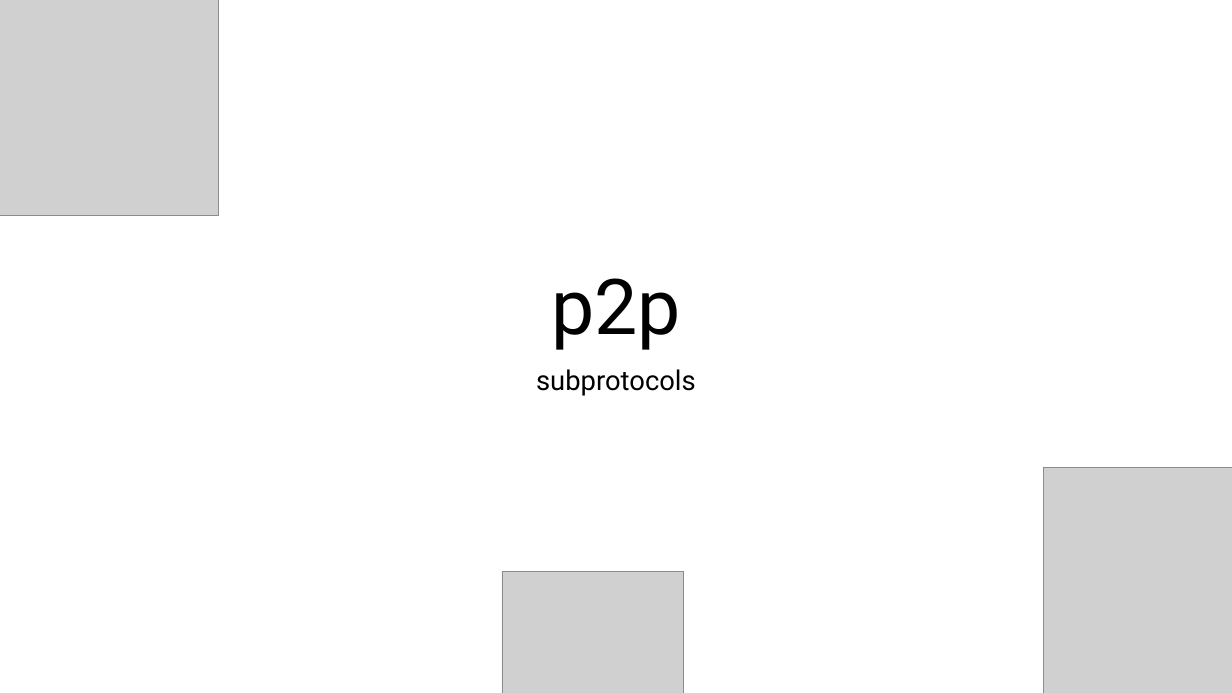
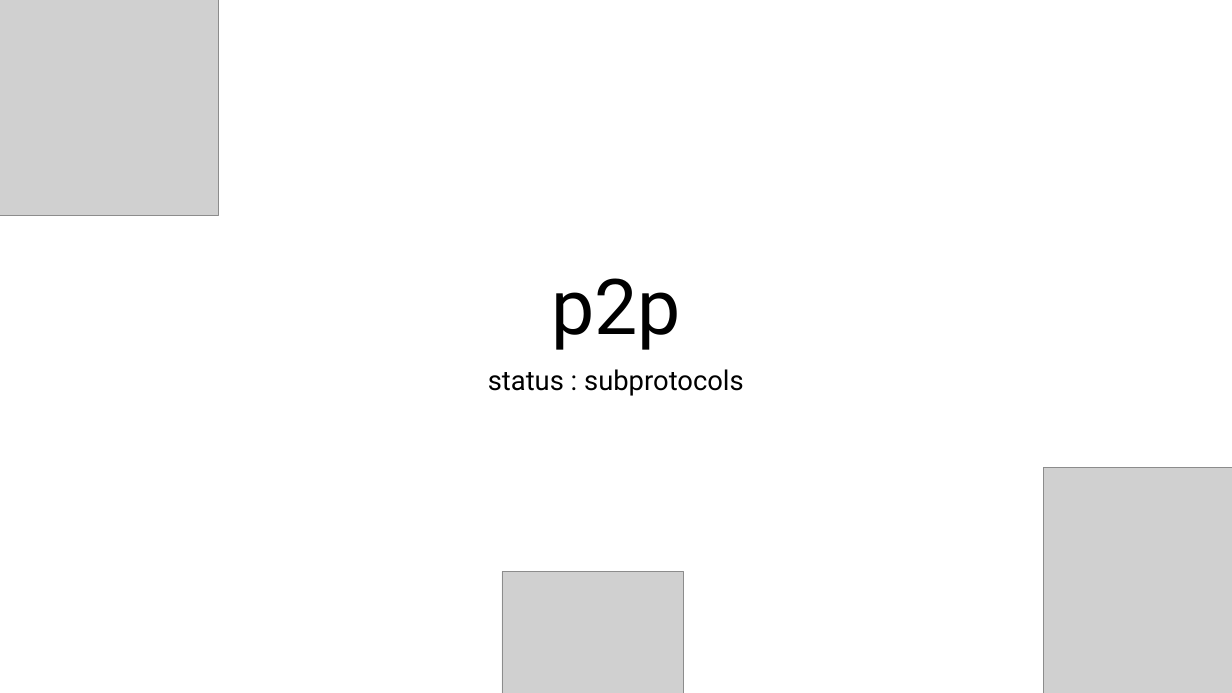
Before and after one commit to StateProof/nethermind, a slide deck: slide 76 of src/Nethermind/Workshop.pptx. Drawn at 1232x693 pixels with LibreOffice and Linux fonts; fonts in the diff are those of the drawing; grey boxes stand for pictures. Boxes give left, top, right and bottom in pixels: in the first picture for what was removed or moved away, otherwise in the second. Text is boxed around its words. In the diff, an @@ line names an element or a change of style, - is before the commit and + after.

```diff
--- a/src/Nethermind/Workshop.pptx
+++ b/src/Nethermind/Workshop.pptx
@@ subtitle at bbox=[488, 369, 744, 396]: text changed @@
-subprotocols
+status : subprotocols
```
Also in this commit, not shown: 9 other slides changed, 2 slides added, 1 slide removed.
